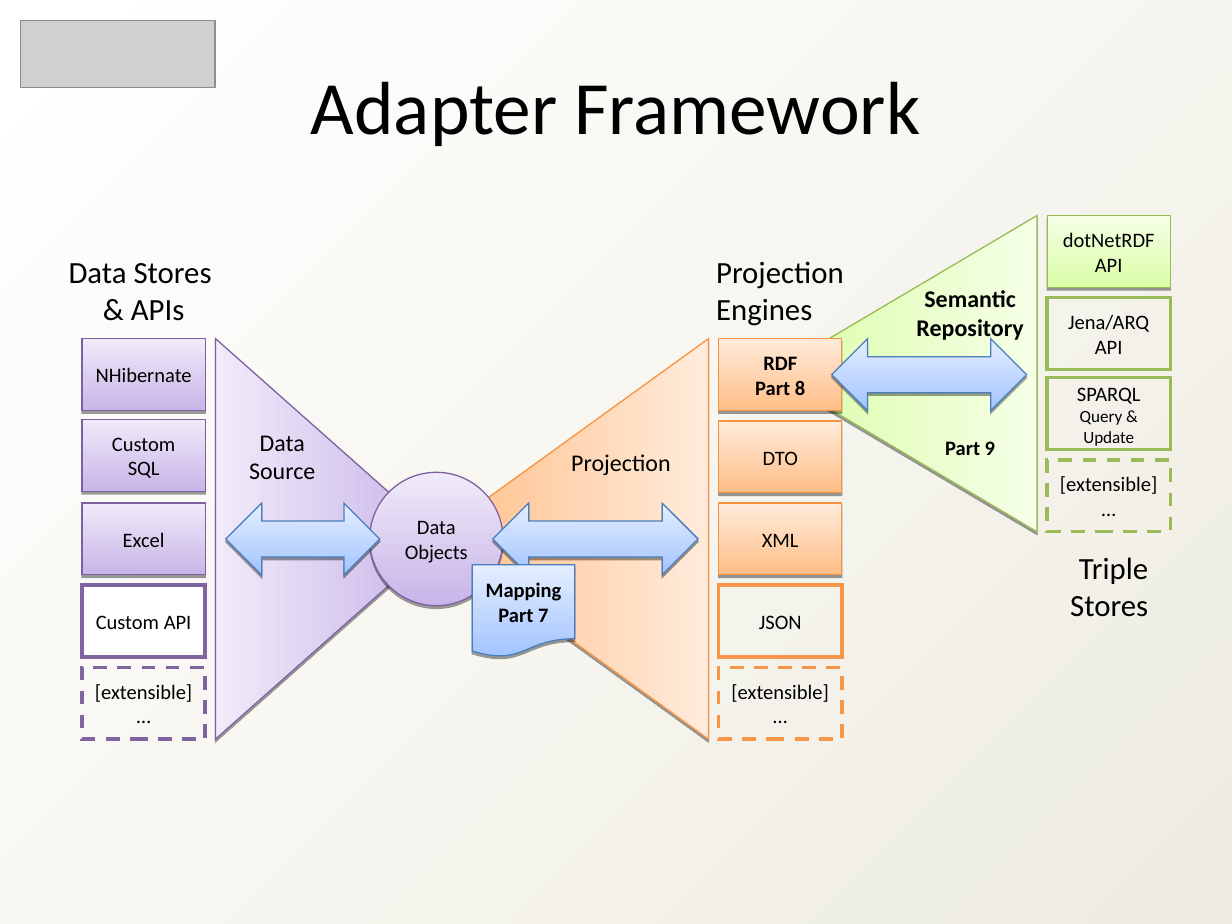
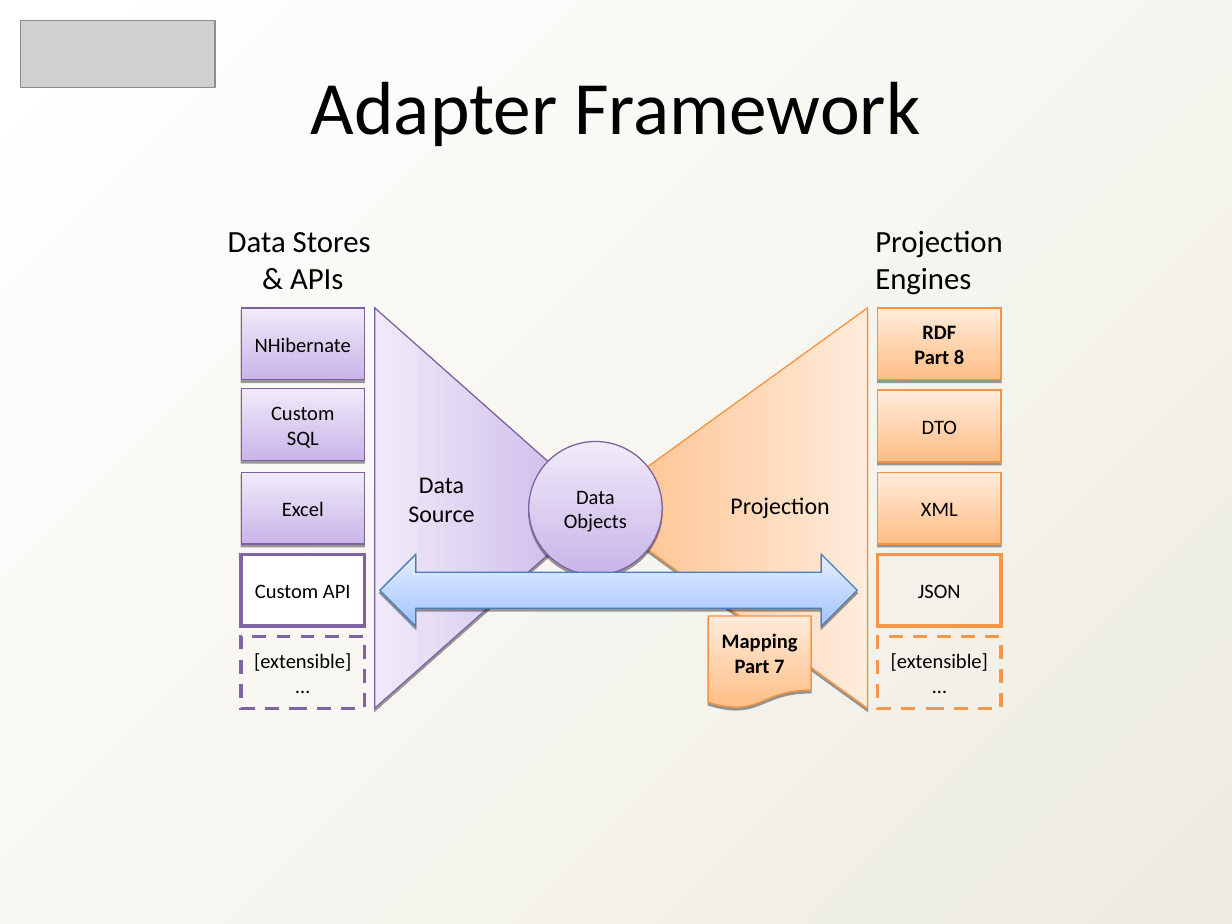
Before and after one commit to heyena/iring-tools, a slide deck: slide 10 of branches/2.0.x/Documentation/iRINGTools_Overview_v2.0.0.ppt. Drawn at 1232x924 pixels with LibreOffice and Linux fonts; fonts in the diff are those of the drawing; grey boxes stand for pictures. Boxes give left, top, right and bottom in pixels: in the first picture for what was removed or moved away, otherwise in the second. Text is boxed around its words. In the diff, an @@ line names an element or a change of style, - is before the commit and + after.

```diff
--- a/branches/2.0.x/Documentation/iRINGTools_Overview_v2.0.0.ppt
+++ b/branches/2.0.x/Documentation/iRINGTools_Overview_v2.0.0.ppt
@@ triangle at (375,308,600,708): fill gradient #DAFDA7 to #F5FFE6 to gradient #C9B5E8 to #F0EAF9; outline #98B954 0.74 pt to #7D60A0 0.74 pt; rotation 90 to 270 degrees @@
@@ triangle at (590,308,867,708): fill gradient #C9B5E8 to #F0EAF9 to gradient #FFBE86 to #FFEBDB; outline #7D60A0 0.74 pt to #F69240 0.74 pt; rotation 270 to 90 degrees @@
@@ text "Data Source": place and size @@
-text "Data Source" at (249,435,315,479)
+text "Data Source" at (408,477,474,522)
@@ 10 rectangles, 2 texts, 1 ellipse: place and size @@
-10 rectangles, 2 texts, 1 ellipse at (69,261,844,739)
+10 rectangles, 2 texts, 1 ellipse at (228,230,1003,708)
@@ group removed at (225,216,1170,739): 4 rectangles, 2 texts, 2 left right arrows, 1 triangle @@
-Semantic
-Repository
-Part 9
-Jena/ARQ
-API
-Triple
-Stores
-dotNetRDF API
-SPARQL Query & Update
-[extensible]
-…
@@ text "Projection": place and size @@
-text "Projection" at (571,454,670,475)
+text "Projection" at (730,497,829,518)
@@ left right arrow: place and size @@
-left right arrow at (493,503,699,574)
+left right arrow at (379,554,857,626)
@@ flow chart document "Mapping Part 7": place and size @@
-flow chart document "Mapping Part 7" at (472,564,574,657)
+flow chart document "Mapping Part 7" at (708,616,811,708)
@@ flow chart document "Mapping Part 7" at (708,616,811,708): fill gradient #A3C4FF to #E5EEFF to gradient #FFBE86 to #FFEBDB; outline #4A7EBB 0.74 pt to #F69240 0.74 pt @@
```
Also in this commit, not shown: 10 other slides changed, 4 slides added, 4 slides removed, 2 other files.
